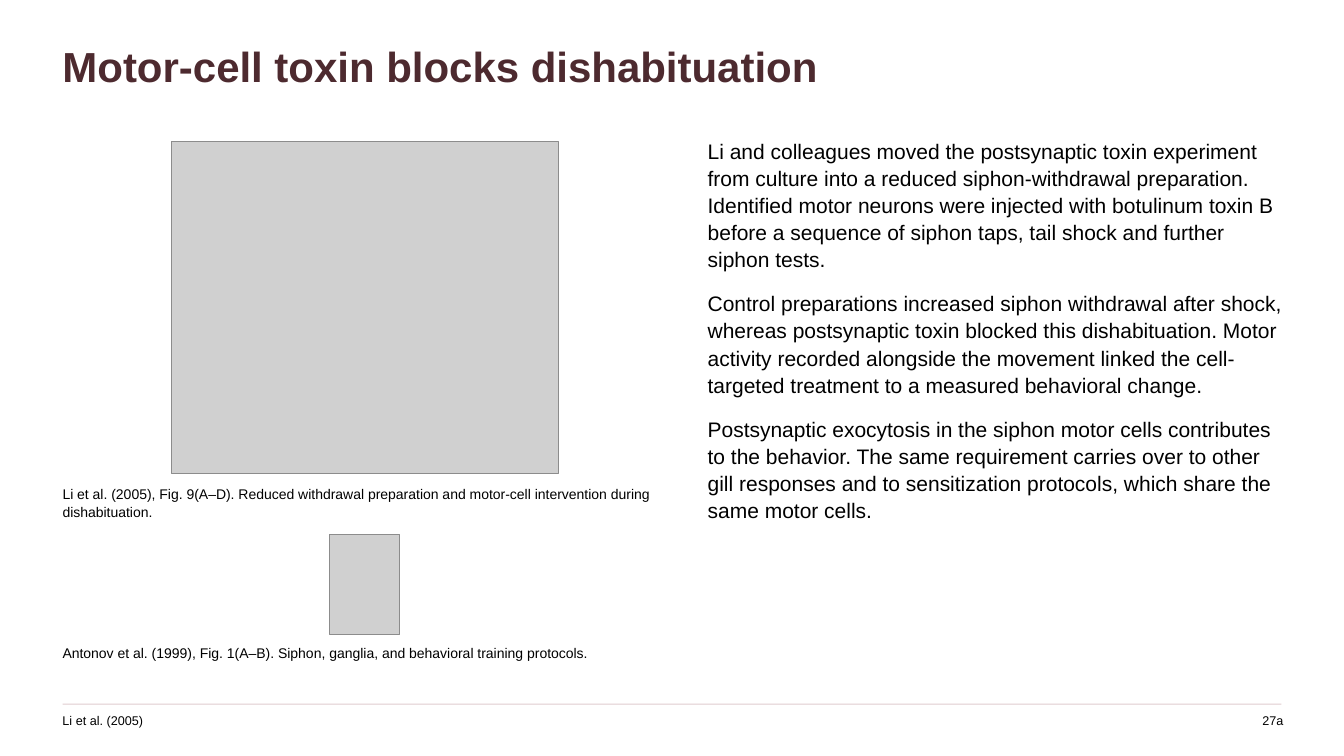
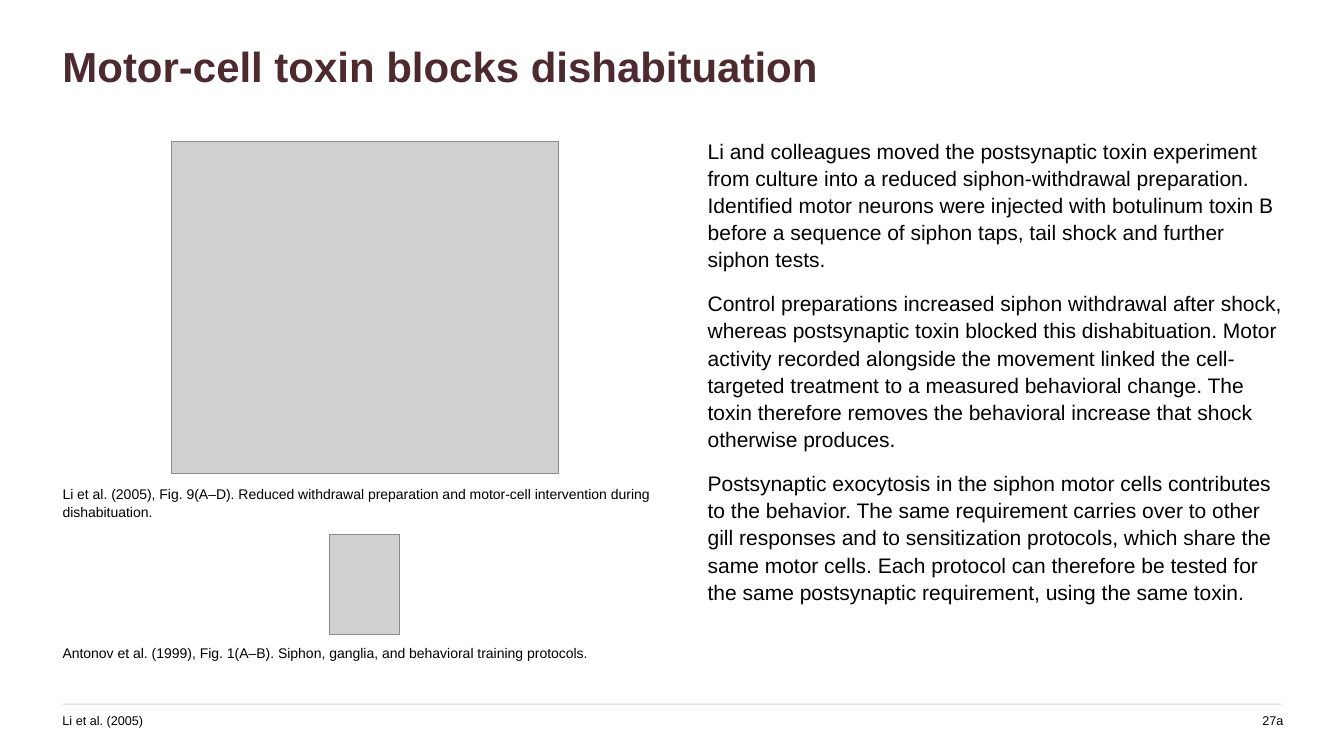
Before and after one commit to jordanxxlopez/NEUROETHOLOGY, a slide deck: slide 36 of scaffolded/Neuroethology_Lecture36_FA2026_SCAFFOLDED.pptx. Drawn at 1344x756 pixels with LibreOffice and Linux fonts; fonts in the diff are those of the drawing; grey boxes stand for pictures. Boxes give left, top, right and bottom in pixels: in the first picture for what was removed or moved away, otherwise in the second. Text is boxed around its words. In the diff, an @@ line names an element or a change of style, - is before the commit and + after.

```diff
--- a/scaffolded/Neuroethology_Lecture36_FA2026_SCAFFOLDED.pptx
+++ b/scaffolded/Neuroethology_Lecture36_FA2026_SCAFFOLDED.pptx
@@ text at [708,295,1282,604]: text changed @@
-Control preparations increased siphon withdrawal after shock, whereas postsynaptic toxin blocked this dishabituation. Motor activity recorded alongside the movement linked the cell-targeted treatment to a measured behavioral change.
-Postsynaptic exocytosis in the siphon motor cells contributes to the behavior. The same requirement carries over to other gill responses and to sensitization protocols, which share the same motor cells.
+Control preparations increased siphon withdrawal after shock, whereas postsynaptic toxin blocked this dishabituation. Motor activity recorded alongside the movement linked the cell-targeted treatment to a measured behavioral change. The toxin therefore removes the behavioral increase that shock otherwise produces.
+Postsynaptic exocytosis in the siphon motor cells contributes to the behavior. The same requirement carries over to other gill responses and to sensitization protocols, which share the same motor cells. Each protocol can therefore be tested for the same postsynaptic requirement, using the same toxin.
```
Also in this commit, not shown: 41 other slides changed, 3 other files.
